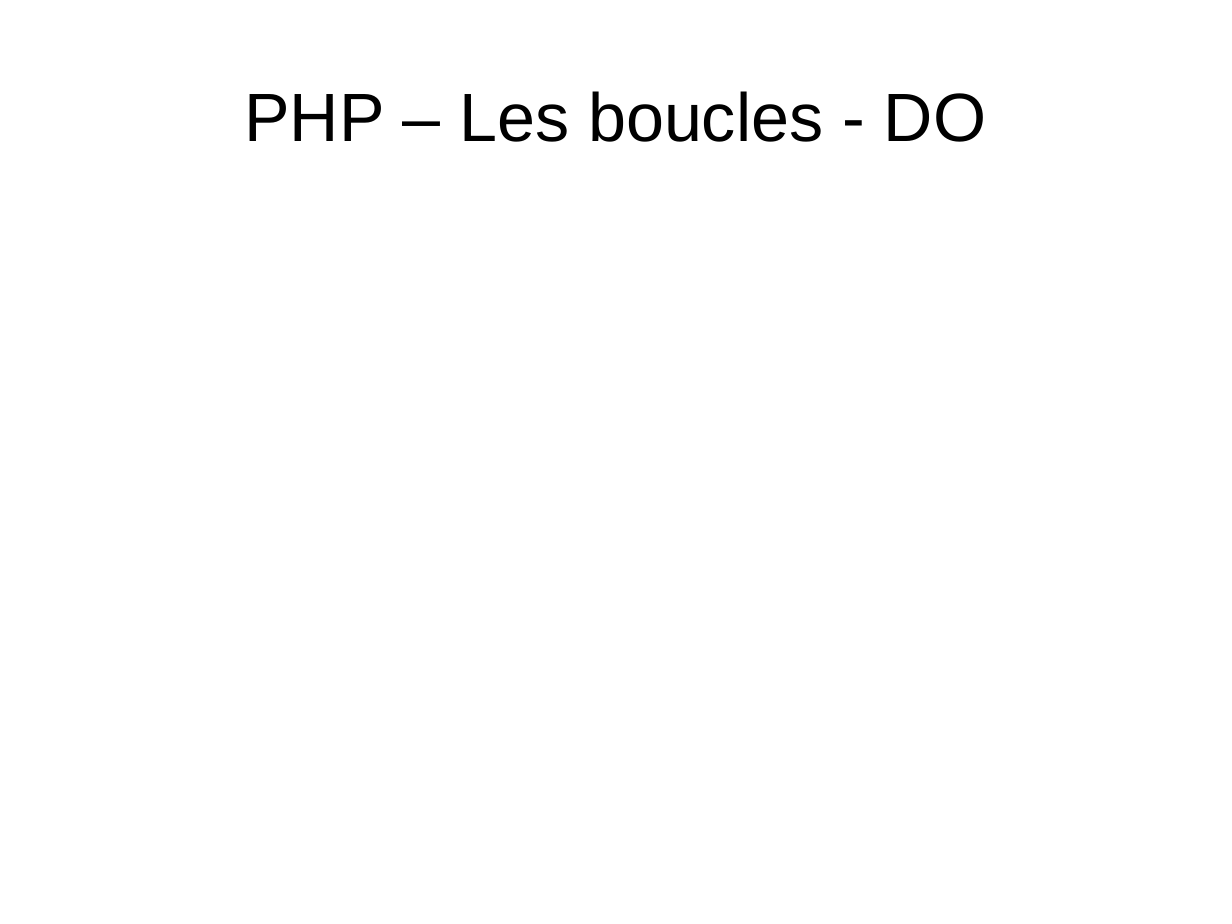
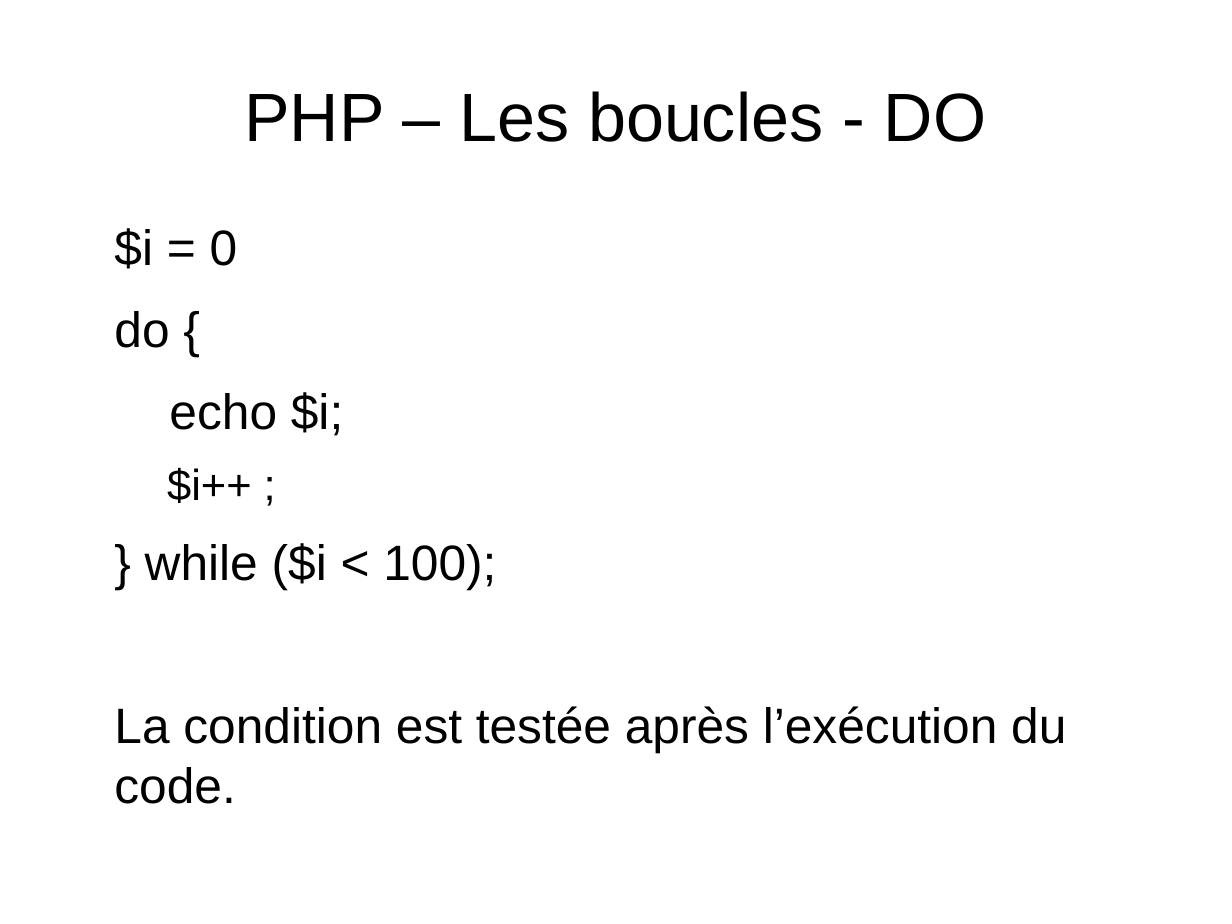
Before and after one commit to NicoM88/formation, a slide deck: slide 14 of PHP/formation.odp. Drawn at 1232x924 pixels with LibreOffice and Linux fonts; fonts in the diff are those of the drawing. Boxes give left, top, right and bottom in pixels: in the first picture for what was removed or moved away, otherwise in the second. Text is boxed around its words. In the diff, an @@ line names an element or a change of style, - is before the commit and + after.

```diff
--- a/PHP/formation.odp
+++ b/PHP/formation.odp
@@ text added at bbox=[114, 228, 1066, 753], 32 pt, text #000000 @@
+$i = 0
+do {
+echo $i;
+  $i++ ;
+} while ($i < 100);
+La condition est testée après l’exécution du code.
```
Also in this commit, not shown: 3 slides added, 5 other files.
